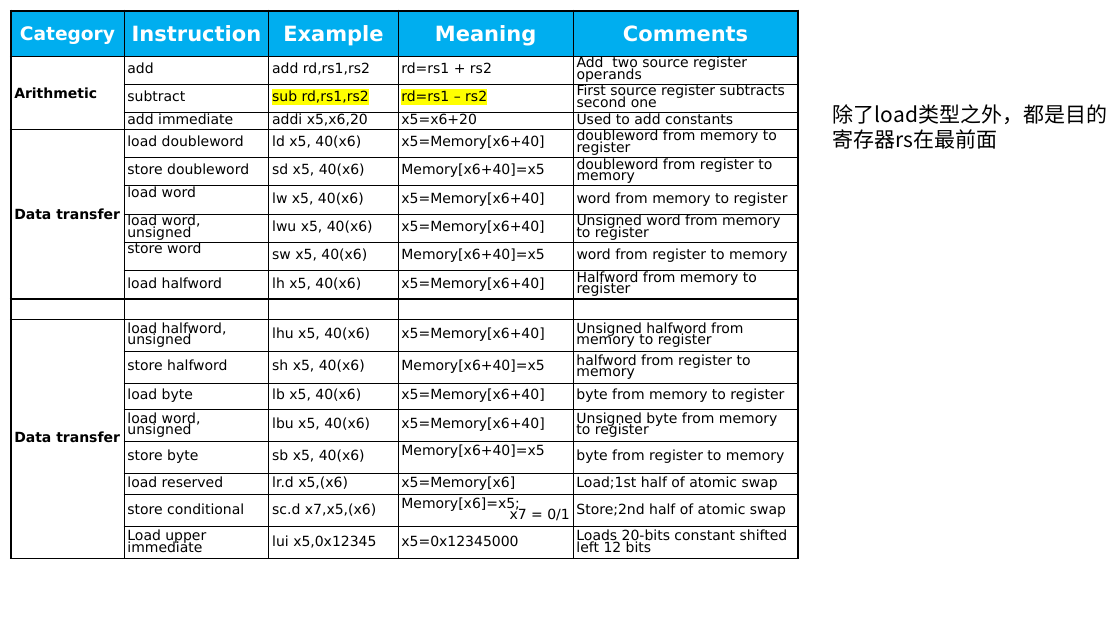
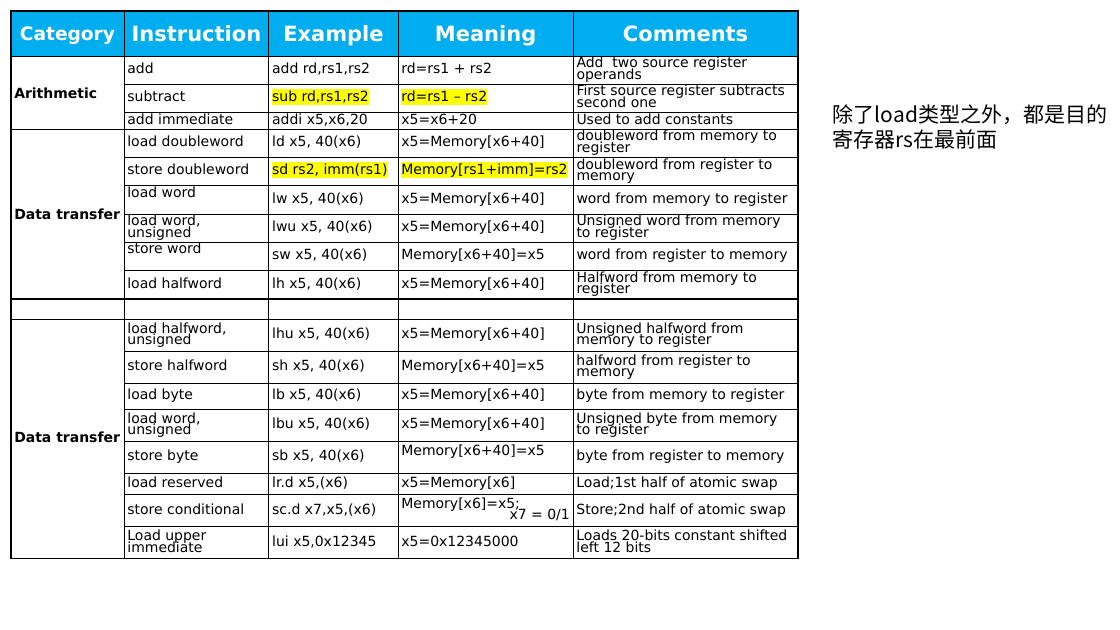
Before and after one commit to weichow23/zju_course, a slide deck: slide 3 of 计算机组成/复习ppt/[x] 2 指令.pptx. Drawn at 1120x630 pixels with LibreOffice and Linux fonts; fonts in the diff are those of the drawing. Boxes give left, top, right and bottom in pixels: in the first picture for what was removed or moved away, otherwise in the second. Text is boxed around its words. In the diff, an @@ line names an element or a change of style, - is before the commit and + after.

```diff
--- a/计算机组成/复习ppt/[x] 2 指令.pptx
+++ b/计算机组成/复习ppt/[x] 2 指令.pptx
@@ table at box(11, 11, 799, 300) @@
-row 6, column 3: sd x5, 40(x6)
+row 6, column 3: sd rs2, imm(rs1)
-row 6, column 4: Memory[x6+40]=x5
+row 6, column 4: Memory[rs1+imm]=rs2
```
Also in this commit, not shown: 10 other slides changed, 5 slides removed, 9 other files.
